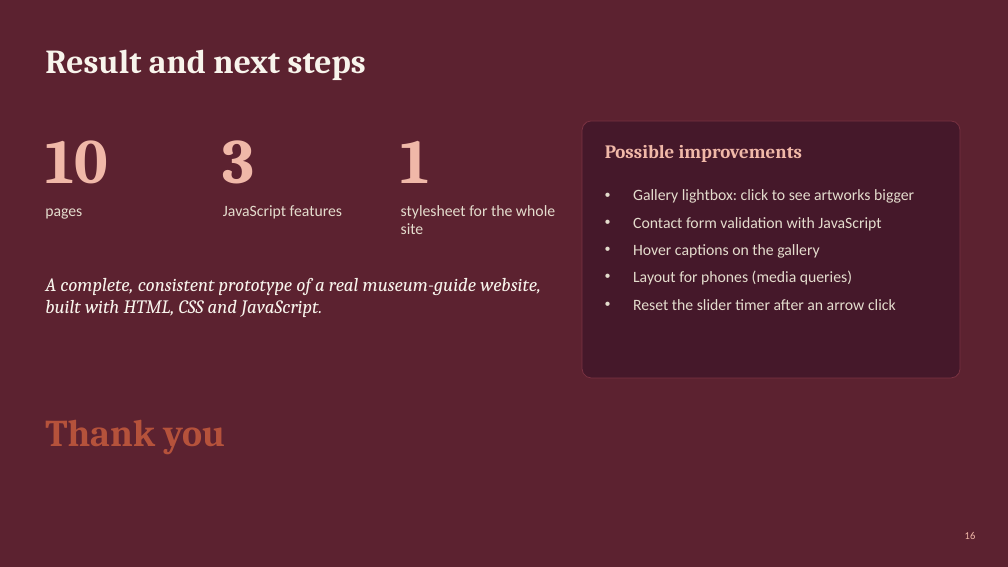
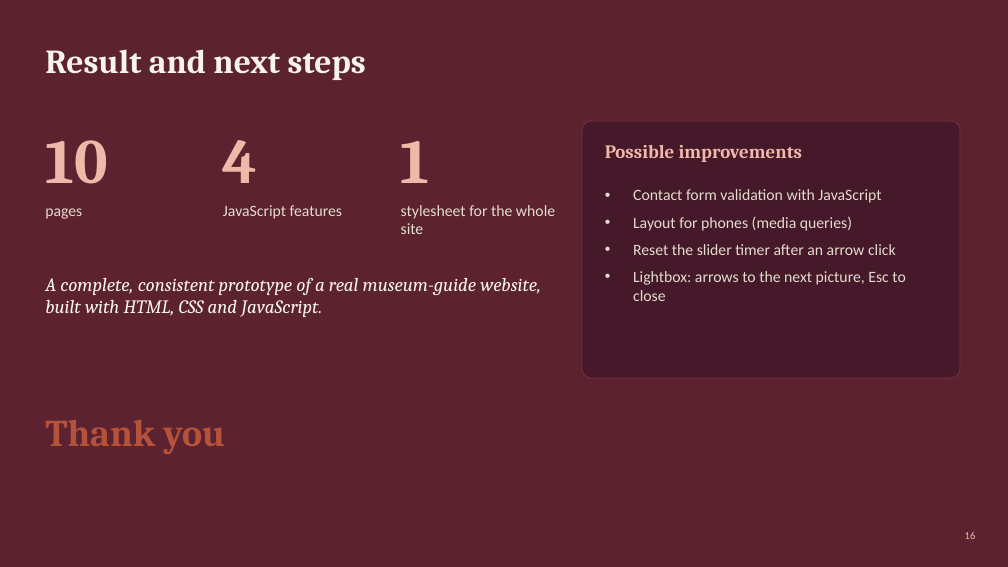
Before and after one commit to Kntouanoglou/Claude, a slide deck: slide 16 of artwalk-florence/presentation/ArtWalk-Florence-Presentation.pptx. Drawn at 1008x567 pixels with LibreOffice and Linux fonts; fonts in the diff are those of the drawing. Boxes give left, top, right and bottom in pixels: in the first picture for what was removed or moved away, otherwise in the second. Text is boxed around its words. In the diff, an @@ line names an element or a change of style, - is before the commit and + after.

```diff
--- a/artwalk-florence/presentation/ArtWalk-Florence-Presentation.pptx
+++ b/artwalk-florence/presentation/ArtWalk-Florence-Presentation.pptx
@@ text at (223,140,258,183): text changed @@
-3
+4
@@ text at (633,189,914,203): paragraph removed @@
-• Gallery lightbox: click to see artworks bigger
@@ text at (633,244,819,258): paragraph removed @@
-• Hover captions on the gallery
@@ text at (633,271,905,301): paragraph added @@
+• Lightbox: arrows to the next picture, Esc to close
```
Also in this commit, not shown: 5 other slides changed.
